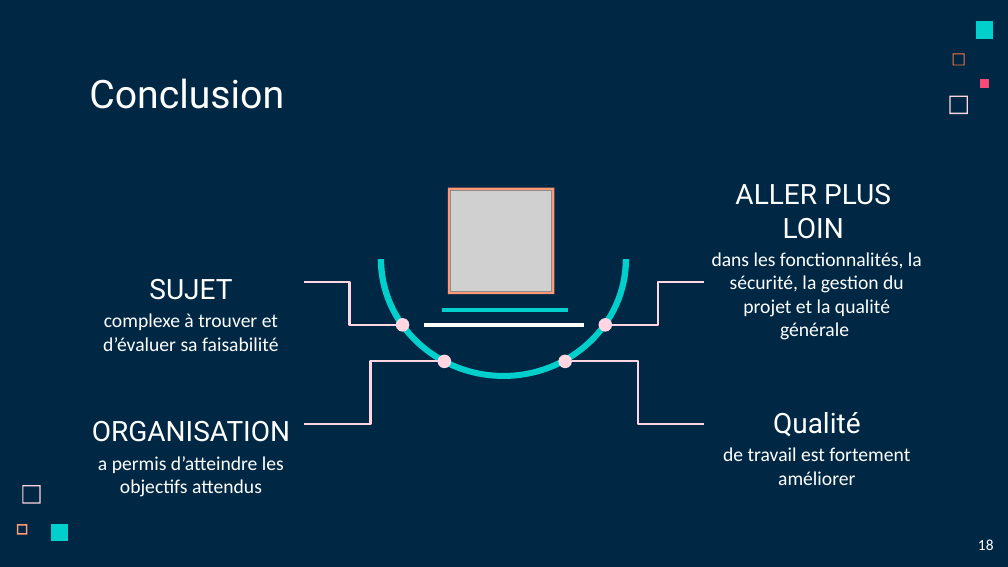
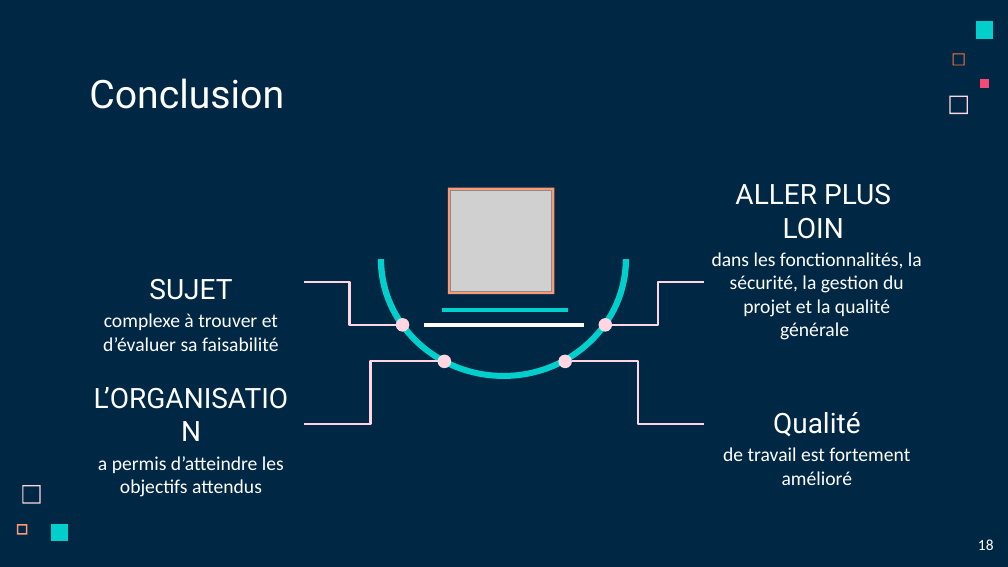
Before and after one commit to LoicSERRE/Projet-annuel-BUT3, a slide deck: slide 16 of Revue de projet/Diapo revue de projet.pptx. Drawn at 1008x567 pixels with LibreOffice and Linux fonts; fonts in the diff are those of the drawing; grey boxes stand for pictures. Boxes give left, top, right and bottom in pixels: in the first picture for what was removed or moved away, otherwise in the second. Text is boxed around its words. In the diff, an @@ line names an element or a change of style, - is before the commit and + after.

```diff
--- a/Revue de projet/Diapo revue de projet.pptx
+++ b/Revue de projet/Diapo revue de projet.pptx
@@ text at [94, 387, 288, 409]: text changed @@
-ORGANISATION
+L’ORGANISATION
@@ text at [723, 447, 910, 485]: text changed @@
-de travail est fortement améliorer
+de travail est fortement amélioré
```
Also in this commit, not shown: 2 other slides changed.
